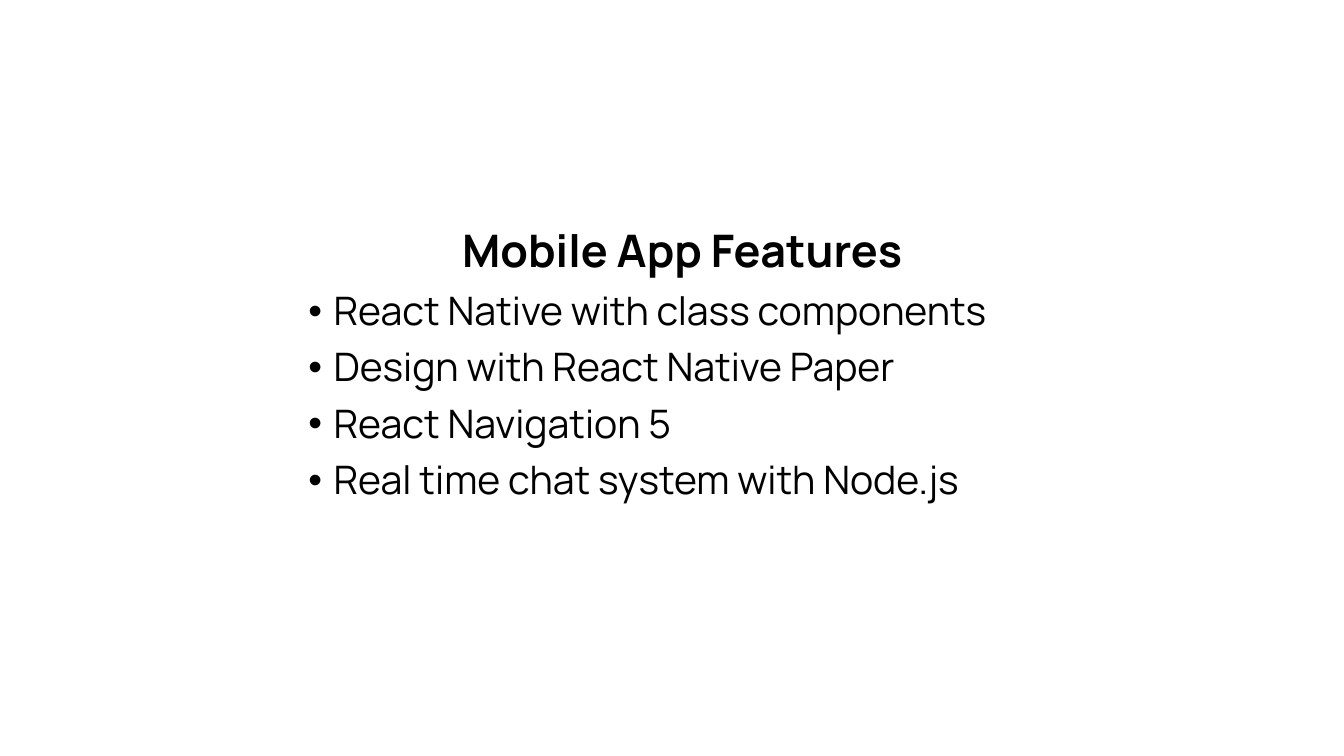
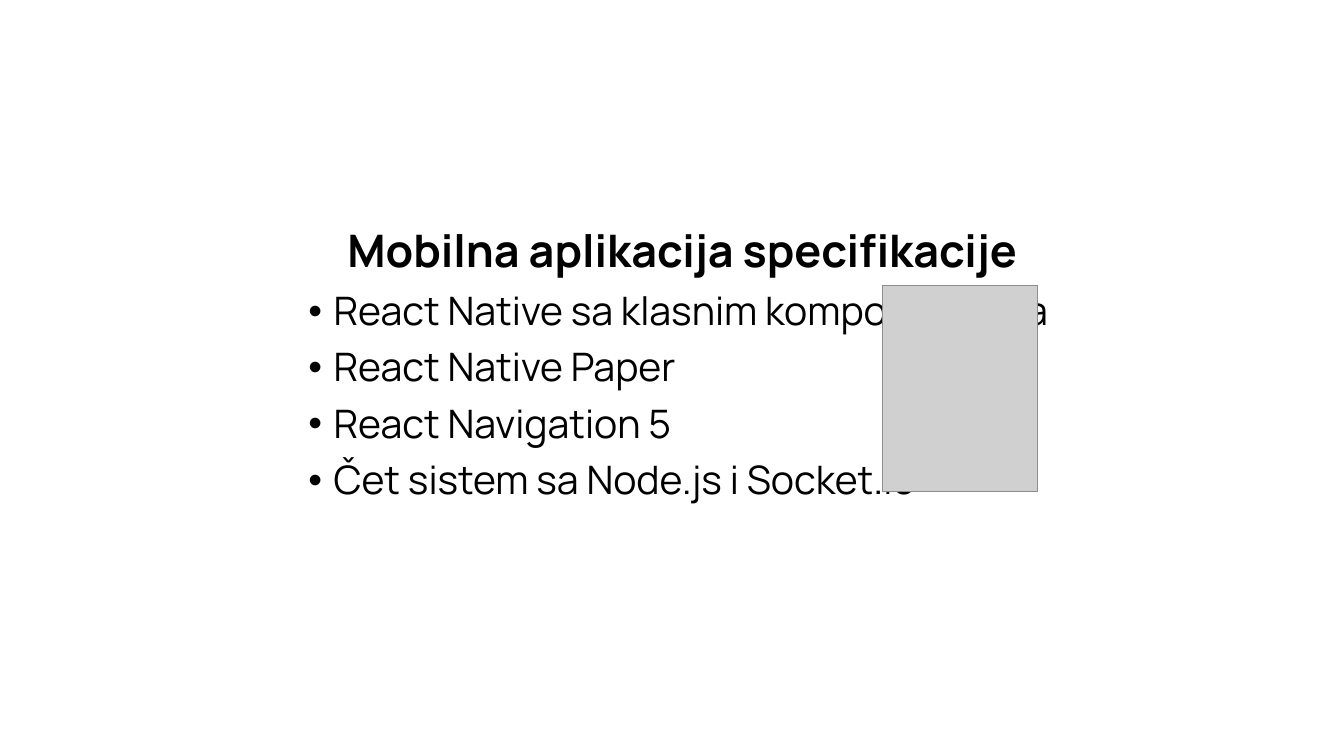
Before and after one commit to LukaPatarcic/social-media, a slide deck: slide 8 of Documentation/Presentation.pptx (slide 6 before the commit). Drawn at 1344x756 pixels with LibreOffice and Linux fonts; fonts in the diff are those of the drawing; grey boxes stand for pictures; background and template pictures are left out. Boxes give left, top, right and bottom in pixels: in the first picture for what was removed or moved away, otherwise in the second. Text is boxed around its words. In the diff, an @@ line names an element or a change of style, - is before the commit and + after.

```diff
--- a/Documentation/Presentation.pptx
+++ b/Documentation/Presentation.pptx
@@ text at box(334, 234, 1048, 391): text changed @@
-Mobile App Features
-• React Native with class components
-• Design with React Native Paper
+Mobilna aplikacija specifikacije
+• React Native sa klasnim komponentama
+• React Native Paper
@@ picture added at box(882, 286, 1037, 492) @@
@@ text at box(334, 458, 916, 504): text changed @@
-• Real time chat system with Node.js
+• Čet sistem sa Node.js i Socket.io
```
Also in this commit, not shown: 4 other slides changed, 4 slides added, 1 slide removed, 20 other files.
